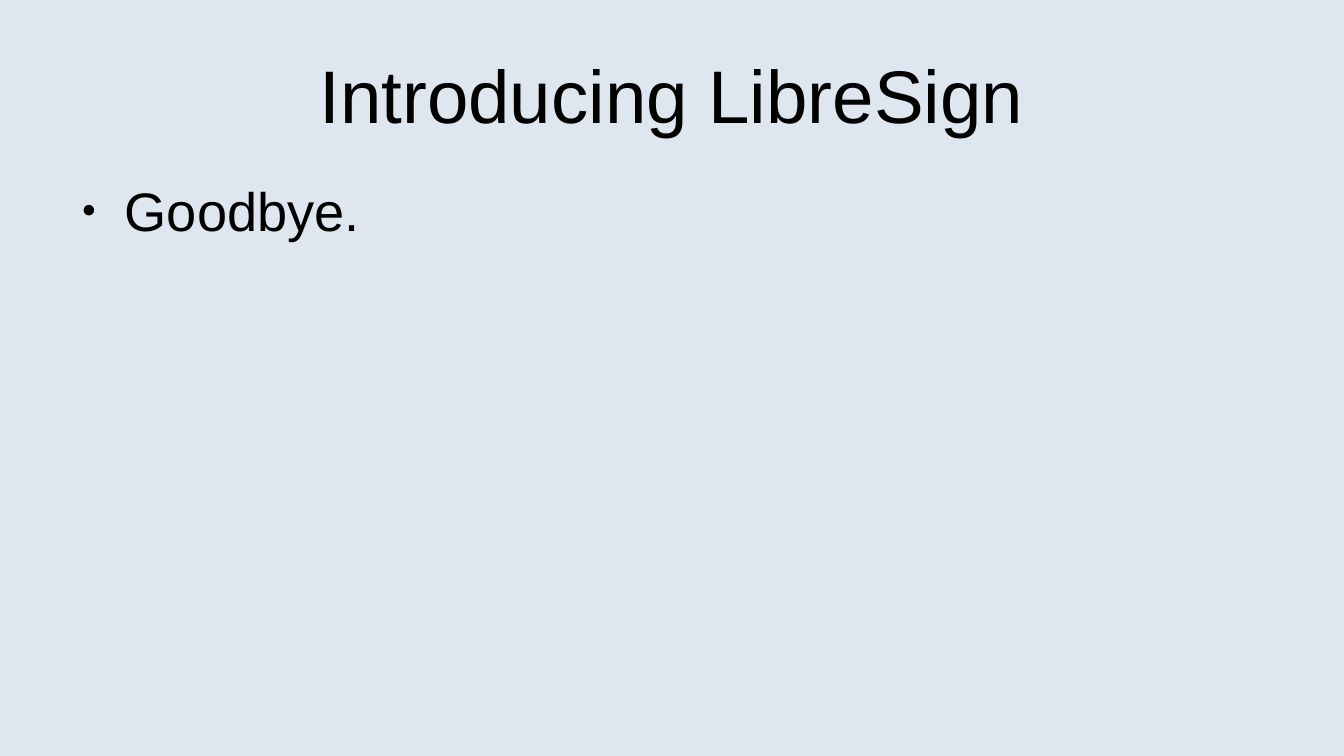
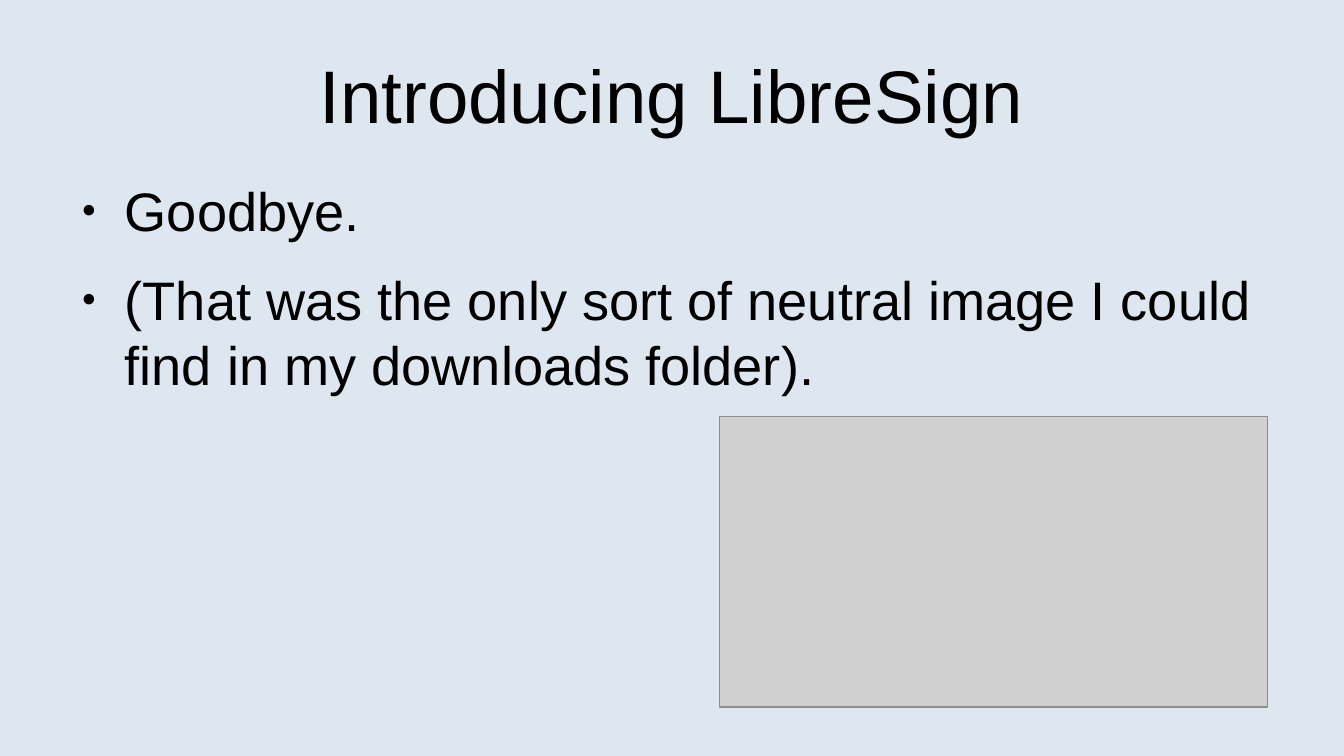
Before and after one commit to LibreOffice/libresign, a slide deck: slide 4 of presentations/example_1.odp. Drawn at 1344x756 pixels with LibreOffice and Linux fonts; fonts in the diff are those of the drawing; grey boxes stand for pictures. Boxes give left, top, right and bottom in pixels: in the first picture for what was removed or moved away, otherwise in the second. Text is boxed around its words. In the diff, an @@ line names an element or a change of style, - is before the commit and + after.

```diff
--- a/presentations/example_1.odp
+++ b/presentations/example_1.odp
@@ text at [125,280,1251,394]: paragraph added @@
+● (That was the only sort of neutral image I could find in my downloads folder).
@@ picture added at [720,416,1268,707] @@
```
Also in this commit, not shown: 1 other slide changed.
